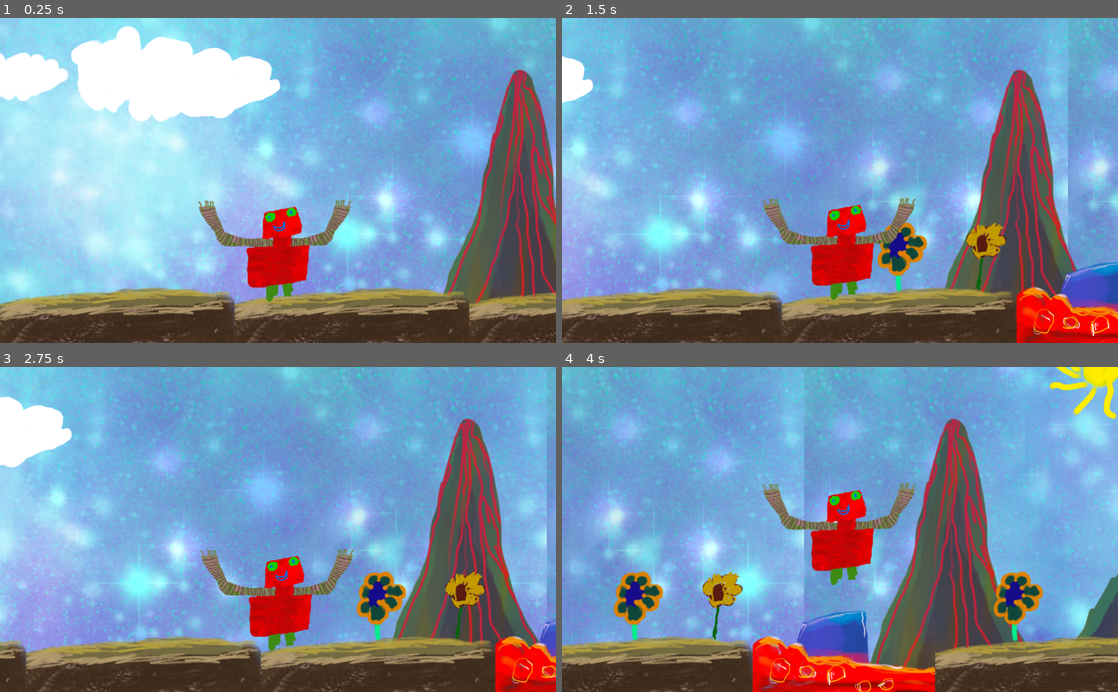
Above: before the commit, frames 1-4 (two rows, left to right).
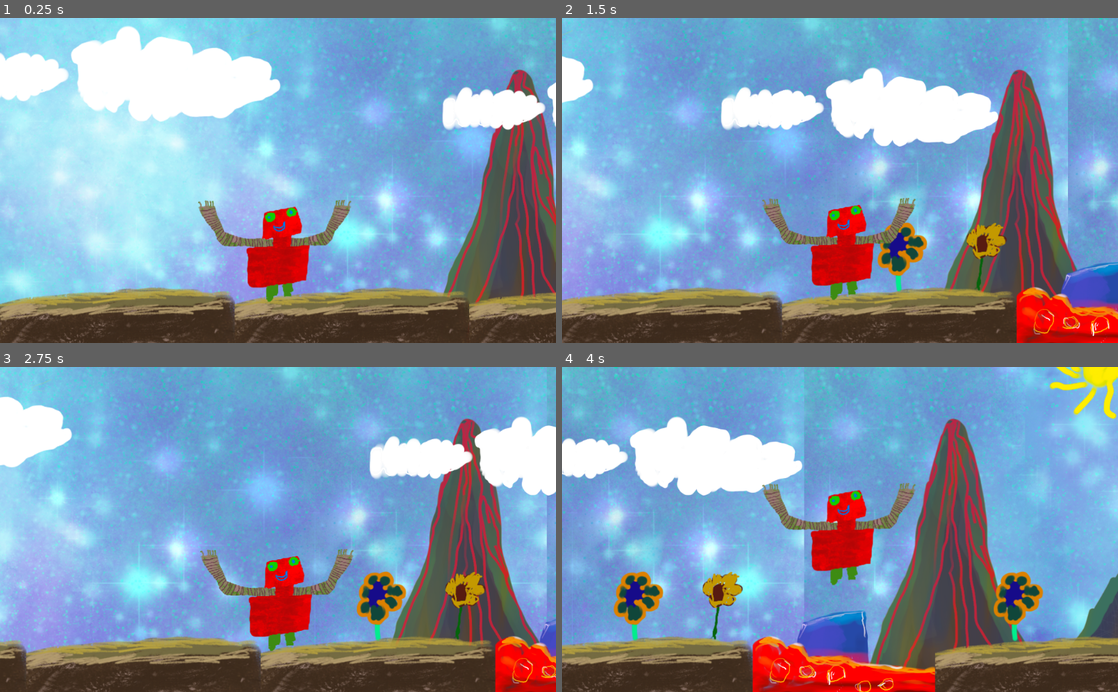
Above: after the commit, the same moments.

Repository: fistons/un-monstre-terrifiant
Game: Godot game, scene res://levels/level1.tscn
Same seed, same stepped clock (60 frames per second), same inputs: the game is played once before the commit and once after it.
Inputs:
- Up to frame 1 (0.25 s): no input
- Up to frame 2 (1.5 s): hold D (right) from 0.53 s (still down); tap Space (jump) at 0.77 s
- Up to frame 3 (2.75 s): tap Space (jump) at 1.52 s; release D (right) at 2.03 s; hold Q (left) from 2.03 s (still down)
- Up to frame 4 (4 s): release Q (left) at 2.78 s; hold D (right) from 2.78 s (still down); tap Space (jump) at 3.02, 3.77 s

The runs differ from the first frame. In frame 1, 1.9% of the frame differs, in the area x 79-100%, y 19-35%; in frame 2, 6.8%, in the area x 28-79%, y 15-40%; in frame 3, 4.5%; in frame 4, 6.1%.

Commit message:
Add a moving cloud

Diff:
--- a/levels/MountainTiles.tscn
+++ b/levels/MountainTiles.tscn
@@ -20,10 +20,8 @@
 texture = ExtResource( 2 )
 
 [node name="StaticBody2D" type="StaticBody2D" parent="ground"]
-visible = false
 
 [node name="CollisionPolygon2D" type="CollisionPolygon2D" parent="ground/StaticBody2D"]
-visible = false
 polygon = PoolVector2Array( 218, 59, 217, -35, 205, -49, -10, -48, -216, -25, -217, 56 )
 
 [node name="lava" type="Sprite" parent="."]
--- a/levels/level1.tscn
+++ b/levels/level1.tscn
@@ -1,9 +1,10 @@
-[gd_scene load_steps=5 format=2]
+[gd_scene load_steps=6 format=2]
 
 [ext_resource path="res://levels/tileset.tres" type="TileSet" id=1]
 [ext_resource path="res://player/Player.tscn" type="PackedScene" id=2]
 [ext_resource path="res://props/Flower.tscn" type="PackedScene" id=3]
 [ext_resource path="res://props/flower2.tscn" type="PackedScene" id=4]
+[ext_resource path="res://props/moving_cloud.tscn" type="PackedScene" id=5]
 
 [node name="Level" type="Node2D"]
 
@@ -31,6 +32,9 @@
 [node name="flower4" parent="props" instance=ExtResource( 4 )]
 position = Vector2( 2716.35, 359.205 )
 
+[node name="cloud" parent="props" instance=ExtResource( 5 )]
+position = Vector2( 1132.44, 163.56 )
+
 [node name="Player" parent="." instance=ExtResource( 2 )]
 position = Vector2( 511, 299 )
 z_index = 10
--- a/player/Player.gd
+++ b/player/Player.gd
@@ -7,7 +7,7 @@
 const UP = Vector2(0,-1)
 const JUMP_SPEED = 2500
 
-func _physics_process(delta):
+func _physics_process(_delta):
 	apply_grativity()
 	jump()
 	move()
--- a/props/Flower.tscn
+++ b/props/Flower.tscn
@@ -2,7 +2,5 @@
 
 [ext_resource path="res://gfx/props.png" type="Texture" id=1]
 
-[node name="Flower" type="Node2D"]
-
-[node name="Sprite" type="Sprite" parent="."]
+[node name="Flower" type="Sprite"]
 texture = ExtResource( 1 )
--- /dev/null
+++ b/props/moving_cloud.tscn
@@ -0,0 +1,45 @@
+[gd_scene load_steps=4 format=2]
+
+[ext_resource path="res://gfx/clouds.png" type="Texture" id=1]
+
+[sub_resource type="Animation" id=1]
+length = 0.001
+tracks/0/type = "value"
+tracks/0/path = NodePath("Sprite:offset")
+tracks/0/interp = 1
+tracks/0/loop_wrap = true
+tracks/0/imported = false
+tracks/0/enabled = true
+tracks/0/keys = {
+"times": PoolRealArray( 0 ),
+"transitions": PoolRealArray( 1 ),
+"update": 0,
+"values": [ Vector2( 0, 0 ) ]
+}
+
+[sub_resource type="Animation" id=2]
+resource_name = "move"
+length = 4.0
+loop = true
+tracks/0/type = "value"
+tracks/0/path = NodePath("Sprite:offset")
+tracks/0/interp = 1
+tracks/0/loop_wrap = true
+tracks/0/imported = false
+tracks/0/enabled = true
+tracks/0/keys = {
+"times": PoolRealArray( 0, 1, 2, 3 ),
+"transitions": PoolRealArray( 1, 1, 1, 1 ),
+"update": 0,
+"values": [ Vector2( 0, 0 ), Vector2( -250, 0 ), Vector2( 0, 0 ), Vector2( 250, 0 ) ]
+}
+
+[node name="cloud" type="Node2D"]
+
+[node name="Sprite" type="Sprite" parent="."]
+texture = ExtResource( 1 )
+
+[node name="AnimationPlayer" type="AnimationPlayer" parent="."]
+autoplay = "move"
+anims/RESET = SubResource( 1 )
+anims/move = SubResource( 2 )
